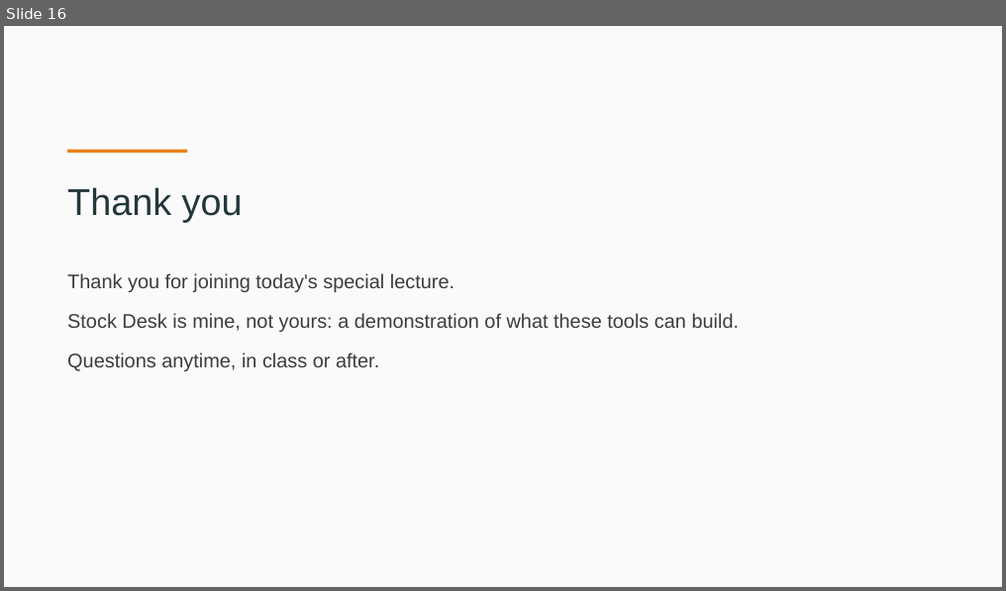
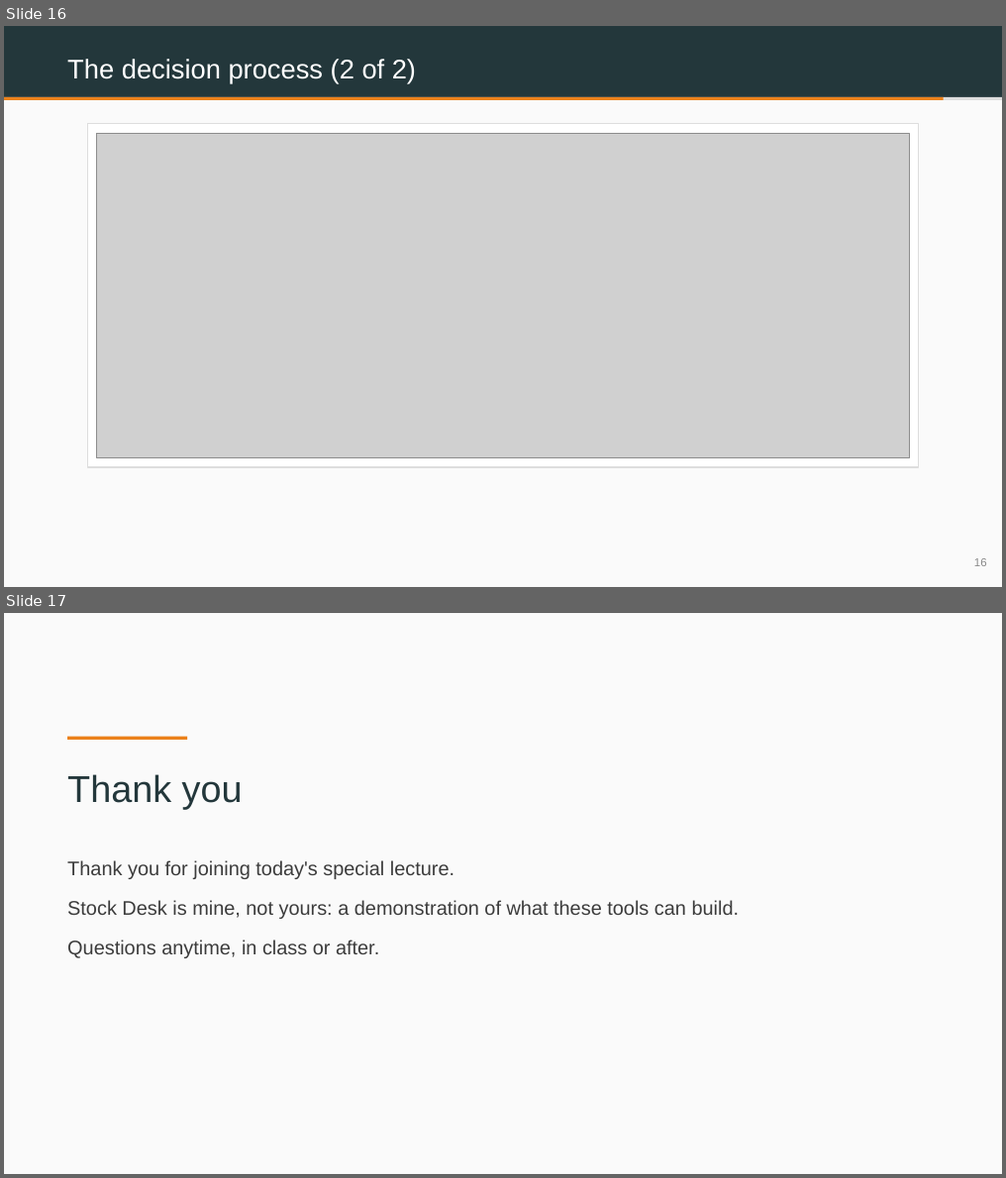
Before and after one commit to benjiesotelo-sudo/Telos_FIN1209, a slide deck: special-lecture/FIN1209-Special-Lecture-2-StockDesk-Student-Edition.pptx. Shown one above the other, each under a label of ours: slide 16 before the commit, slides 16 and 17 after it. The pictures are 1006x591 and 1006x1178 pixels, drawn with LibreOffice and Linux fonts; fonts in the diff are those of the drawing; grey boxes stand for pictures. Boxes give left, top, right and bottom in pixels: in the first picture for what was removed or moved away, otherwise in the second. Text is boxed around its words. In the diff, an @@ line names an element or a change of style, - is before the commit and + after.

```diff
--- a/special-lecture/FIN1209-Special-Lecture-2-StockDesk-Student-Edition.pptx
+++ b/special-lecture/FIN1209-Special-Lecture-2-StockDesk-Student-Edition.pptx
@@ slide 16 added at (4,26,1002,587), background #FFFFFF @@
@@ rectangle added at (4,26,1002,587), fill #FAFAFA @@
@@ rectangle added at (4,26,1002,97), fill #23373B @@
@@ text added at (67,59,416,83), 26 pt, text #FFFFFF @@
+The decision process (2 of 2)
@@ rectangle added at (4,97,1002,100), fill #DDDDDD @@
@@ rectangle added at (4,97,944,100), fill #EB811B @@
@@ rectangle added at (87,123,919,468), fill #FFFFFF, outline #DDDDDD 1 pt @@
@@ picture added at (97,133,909,458) @@
@@ text added at (974,559,987,567), 11 pt, text #8A8A8A @@
+16
@@ what was slide 16 is now slide 17 @@
```
Also in this commit, not shown: 14 slides changed, 3 other files.
